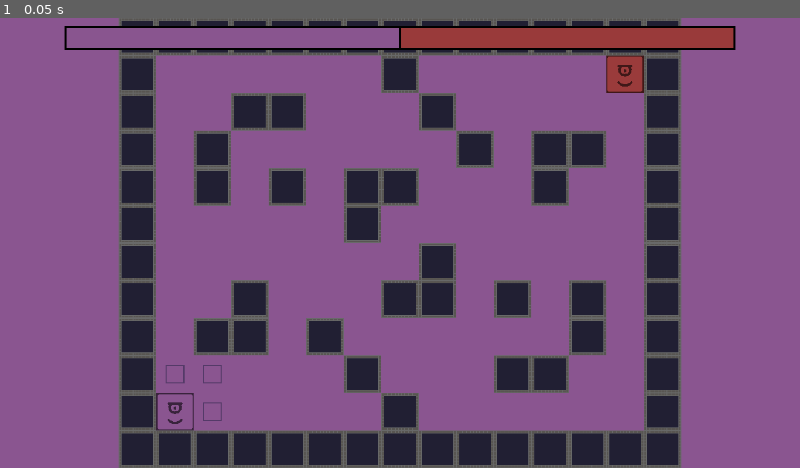
Above: before the commit, frame 1.
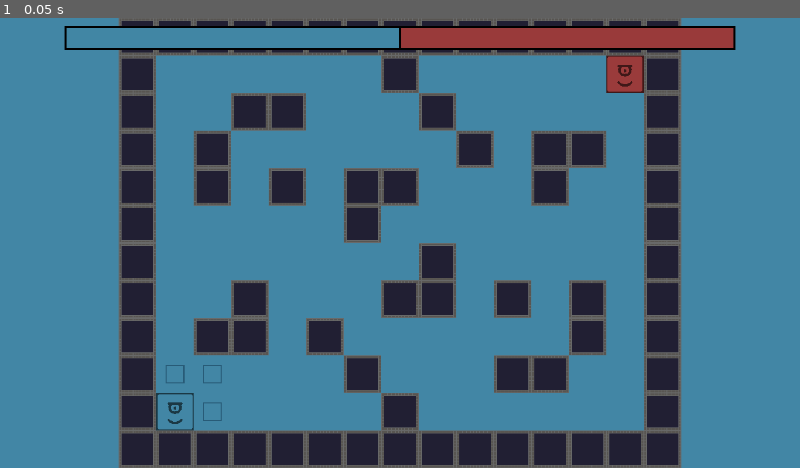
Above: after the commit, the same moment.

Repository: VoidScientist/Terrain-War
Game: Godot game, scene res://scenes/Game.tscn
Two runs of this game, one before a commit and one after it. Both use one fixed random seed, a clock stepped at 60 frames per second and the inputs below.
Inputs:
- Up to frame 1 (0.05 s): no input

The runs differ from the first frame. In frame 1, 70% of the frame differs, in the area x 0-100%, y 0-100%.

Commit message:
made good colors default

Diff:
--- a/scenes/Game.tscn
+++ b/scenes/Game.tscn
@@ -26,8 +26,6 @@
 script = ExtResource( 6 )
 player_1_name = "Théo"
 player_2_name = "Louis"
-player_1_col = Color( 0.545098, 0.337255, 0.568627, 1 )
-player_2_col = Color( 0.607843, 0.235294, 0.235294, 1 )
 
 [node name="Camera2D" type="Camera2D" parent="."]
 current = true
--- a/scripts/player_service.gd
+++ b/scripts/player_service.gd
@@ -4,8 +4,8 @@
 export (String) var player_1_name
 export (String) var player_2_name
 
-export (Color) var player_1_col
-export (Color) var player_2_col
+export (Color) var player_1_col = Color( 0.262745, 0.529412, 0.65098, 1 )
+export (Color) var player_2_col = Color( 0.607843, 0.235294, 0.235294, 1 )
 
 var players: Array
 var current: int
